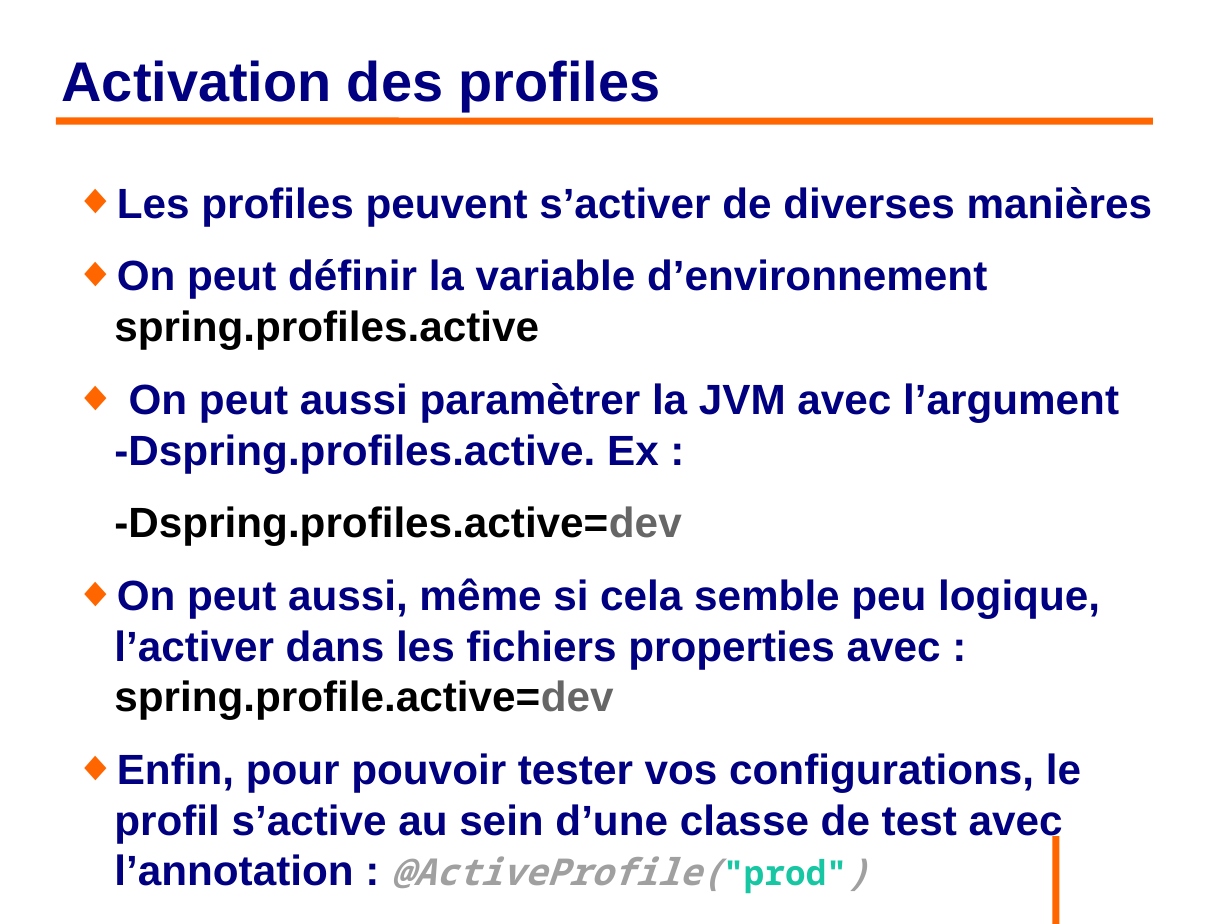
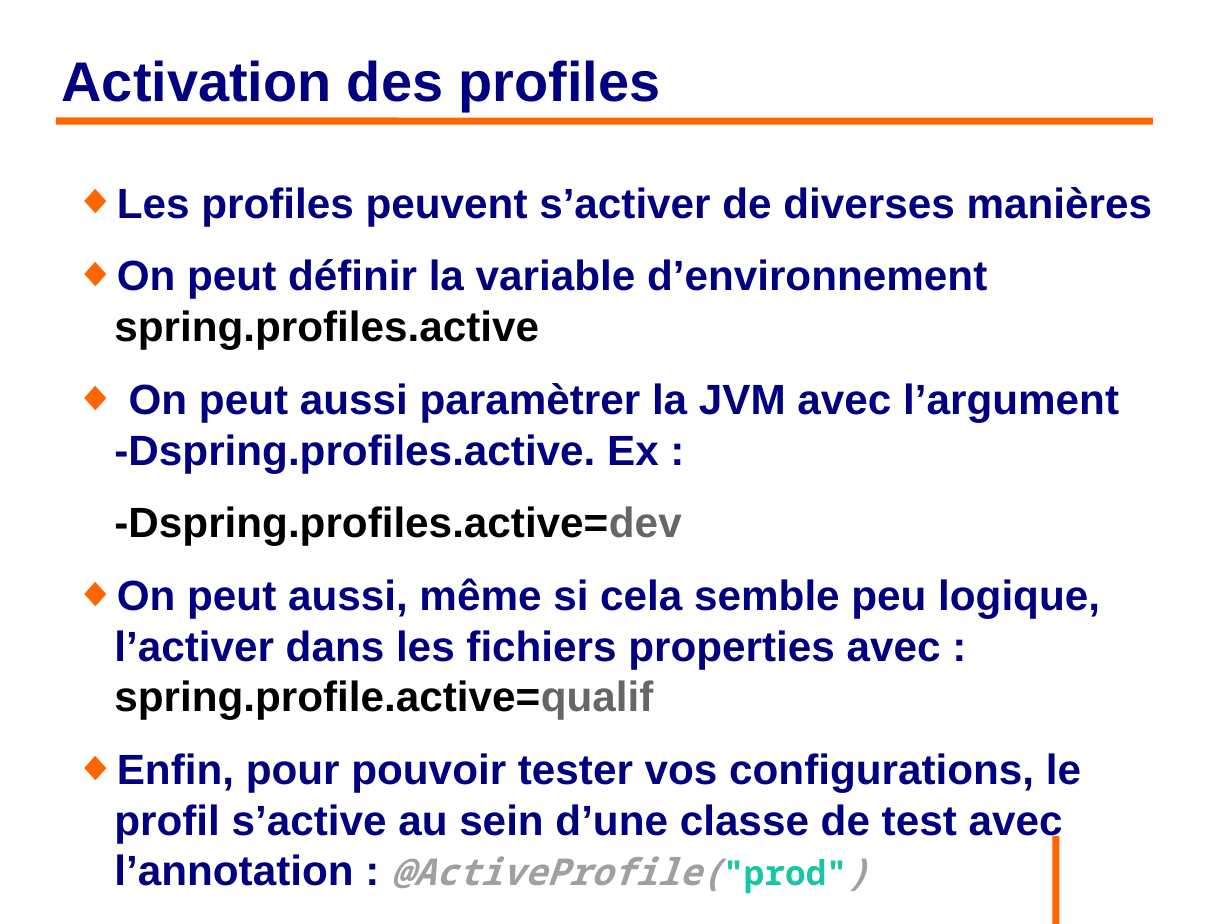
Before and after one commit to philphils/formation-spring, a slide deck: slide 15 of Documentation/diapo_formation_spring_property.odp. Drawn at 1232x924 pixels with LibreOffice and Linux fonts; fonts in the diff are those of the drawing; background and template pictures are left out. Boxes give left, top, right and bottom in pixels: in the first picture for what was removed or moved away, otherwise in the second. Text is boxed around its words. In the diff, an @@ line names an element or a change of style, - is before the commit and + after.

```diff
--- a/Documentation/diapo_formation_spring_property.odp
+++ b/Documentation/diapo_formation_spring_property.odp
@@ text at bbox=[114, 578, 1100, 720]: text changed @@
-◆ On peut aussi, même si cela semble peu logique, l’activer dans les fichiers properties avec : spring.profile.active=dev
+◆ On peut aussi, même si cela semble peu logique, l’activer dans les fichiers properties avec : spring.profile.active=qualif
```
Also in this commit, not shown: 3 other slides changed.
